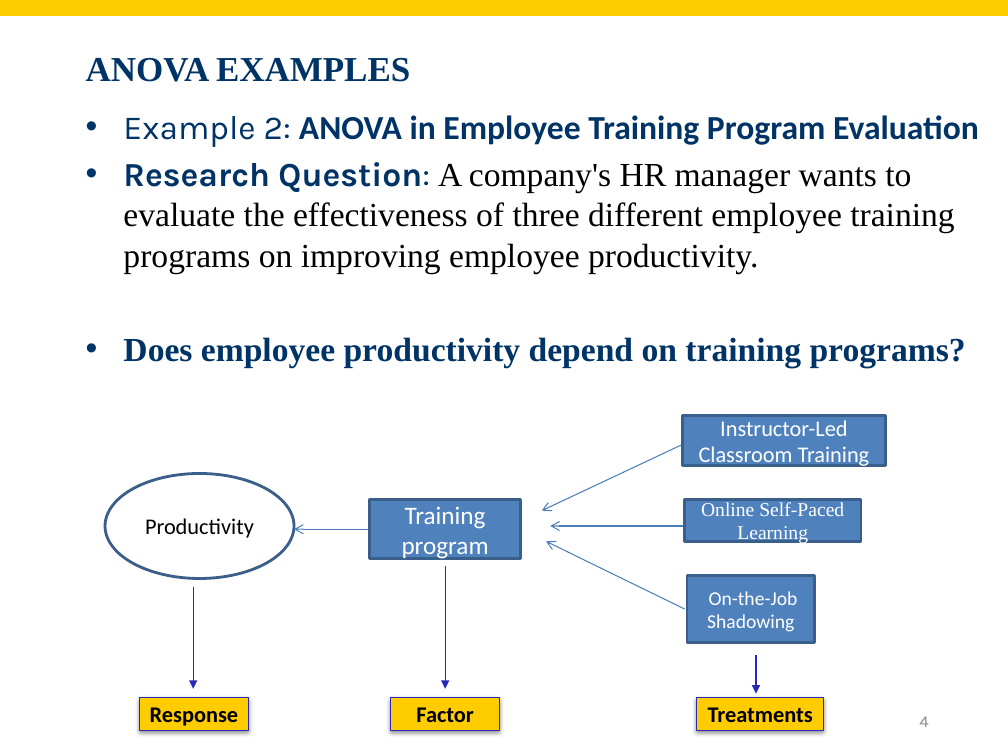
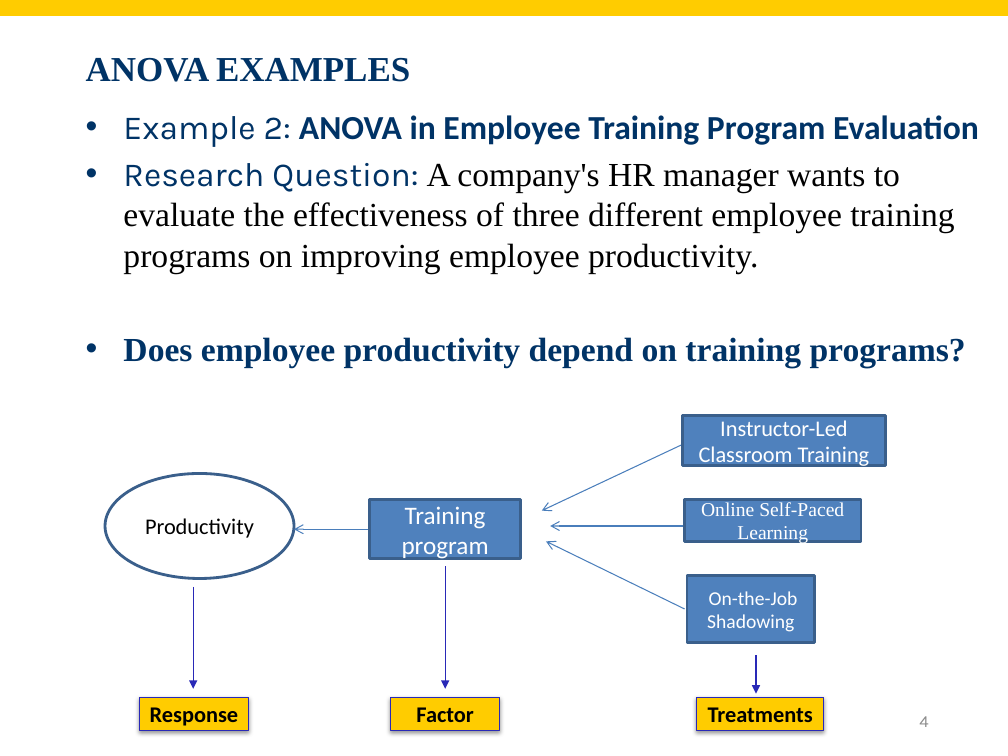
Before and after one commit to shnezam/BUAD1560, a slide deck: slide 4 of slides/pdf/Chapt13.pptx. Drawn at 1008x756 pixels with LibreOffice and Linux fonts; fonts in the diff are those of the drawing; background and template pictures are left out. Boxes give left, top, right and bottom in pixels: in the first picture for what was removed or moved away, otherwise in the second. Text is boxed around its words. In the diff, an @@ line names an element or a change of style, - is before the commit and + after.

```diff
--- a/slides/pdf/Chapt13.pptx
+++ b/slides/pdf/Chapt13.pptx
@@ text at (x1=123, y1=163, x2=954, y2=273): bold off in "Research Question:" @@
```
Also in this commit, not shown: 6 other slides changed, 7 slides added, 4 slides removed, 1 other file.
